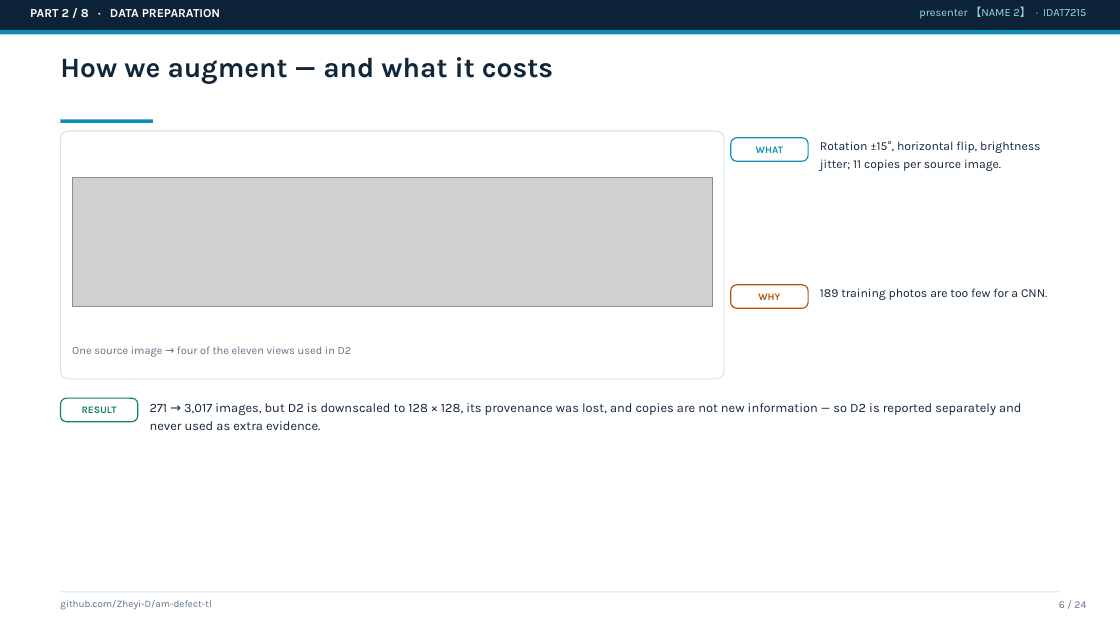
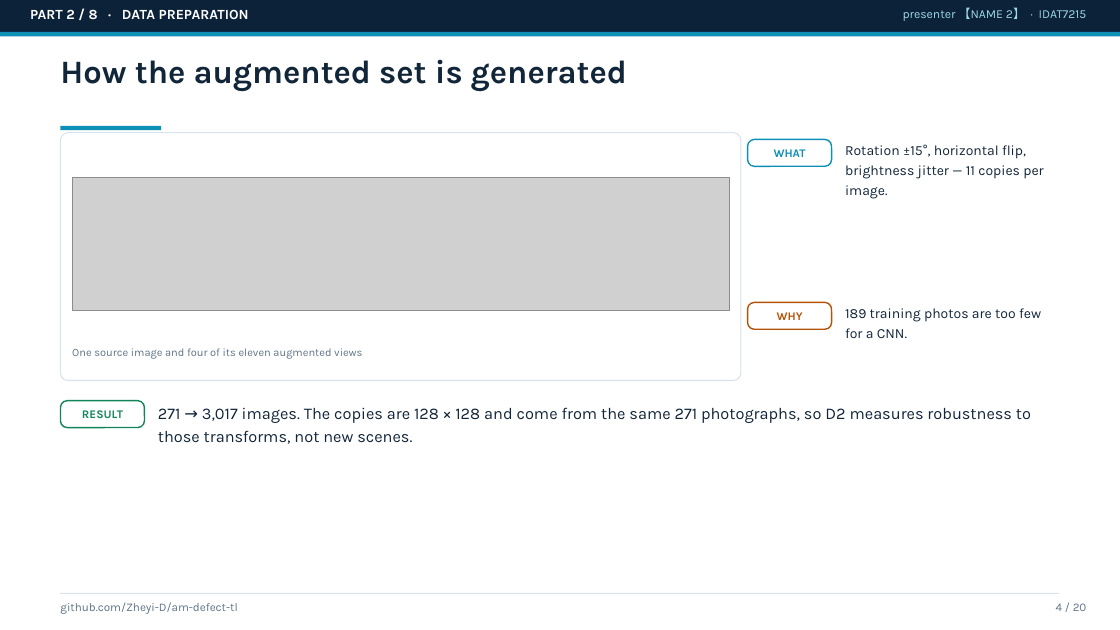
Before and after one commit to Zheyi-D/am-defect-tl, a slide deck: slide 4 of reports/slides_draft.pptx (slide 6 before the commit). Drawn at 1120x630 pixels with LibreOffice and Linux fonts; fonts in the diff are those of the drawing; grey boxes stand for pictures. Boxes give left, top, right and bottom in pixels: in the first picture for what was removed or moved away, otherwise in the second. Text is boxed around its words. In the diff, an @@ line names an element or a change of style, - is before the commit and + after.

```diff
--- a/reports/slides_draft.pptx
+++ b/reports/slides_draft.pptx
@@ text "PART 2 / 8 · ..." at [30,9,249,19]: size 10.5 to 12 pt @@
@@ text "presenter 【NAME 2】 · IDAT7215": place and size @@
-text "presenter 【NAME 2】 · IDAT7215" at [919,6,1086,19]
+text "presenter 【NAME 2】 · IDAT7215" at [903,7,1087,21]
@@ text "presenter 【NAME 2】 · IDAT7215" at [903,7,1087,21]: size 9.5 to 10.5 pt @@
@@ text removed at [60,57,553,84] @@
-How we augment — and what it costs
@@ text added at [60,59,627,92], 28 pt, text #12263A, bold @@
+How the augmented set is generated
@@ rounded rectangle: place and size @@
-rounded rectangle at [60,131,724,379]
+rounded rectangle at [60,133,741,381]
@@ rectangle: place and size @@
-rectangle at [60,119,153,123]
+rectangle at [60,126,161,130]
@@ text "WHAT": place and size @@
-text "WHAT" at [756,146,783,153]
+text "WHAT" at [774,149,806,157]
@@ rounded rectangle: place and size @@
-rounded rectangle at [731,138,808,161]
+rounded rectangle at [748,139,832,166]
@@ rounded rectangle at [748,139,832,166]: outline #0E8FB6 1 pt to #0E8FB6 1.2 pt @@
@@ text at [845,144,1043,199]: text changed; size 10.5 to 12 pt @@
-Rotation ±15°, horizontal flip, brightness jitter; 11 copies per source image.
+Rotation ±15°, horizontal flip, brightness jitter — 11 copies per image.
@@ picture: place and size @@
-picture at [72,178,712,307]
+picture at [72,178,729,310]
@@ size 8.5 to 10 pt in 4 elements at [60,602,237,614], [82,410,123,418], [774,149,806,157], [777,312,803,320] @@
@@ text "WHY": place and size @@
-text "WHY" at [758,293,780,300]
+text "WHY" at [777,312,803,320]
@@ rounded rectangle: place and size @@
-rounded rectangle at [731,285,808,308]
+rounded rectangle at [748,302,832,329]
@@ rounded rectangle at [748,302,832,329]: outline #B45309 1 pt to #B45309 1.2 pt @@
@@ text "189 training photos are too ...": place and size @@
-text "189 training photos are too ..." at [820,288,1047,300]
+text "189 training photos are too ..." at [845,308,1041,338]
@@ text "189 training photos are too ..." at [845,308,1041,338]: size 10.5 to 12 pt; line spacing 1.18 to 1.2 @@
@@ text at [72,348,362,359]: text changed @@
-One source image → four of the eleven views used in D2
+One source image and four of its eleven augmented views
@@ rounded rectangle: place and size @@
-rounded rectangle at [60,398,138,422]
+rounded rectangle at [60,401,145,428]
@@ rounded rectangle at [60,401,145,428]: outline #12855A 1 pt to #12855A 1.2 pt @@
@@ text at [158,407,1031,444]: text changed; size 11 to 14 pt @@
-271 → 3,017 images, but D2 is downscaled to 128 × 128, its provenance was lost, and copies are not new information — so D2 is reported separately and never used as extra evidence.
+271 → 3,017 images. The copies are 128 × 128 and come from the same 271 photographs, so D2 measures robustness to those transforms, not new scenes.
@@ text added at [1056,603,1087,611], 10 pt, text #5F7488 @@
+4 / 20
@@ text removed at [1059,601,1086,608] @@
-6 / 24
```
Also in this commit, not shown: 15 other slides changed, 4 slides added, 8 slides removed, 2 other files.
